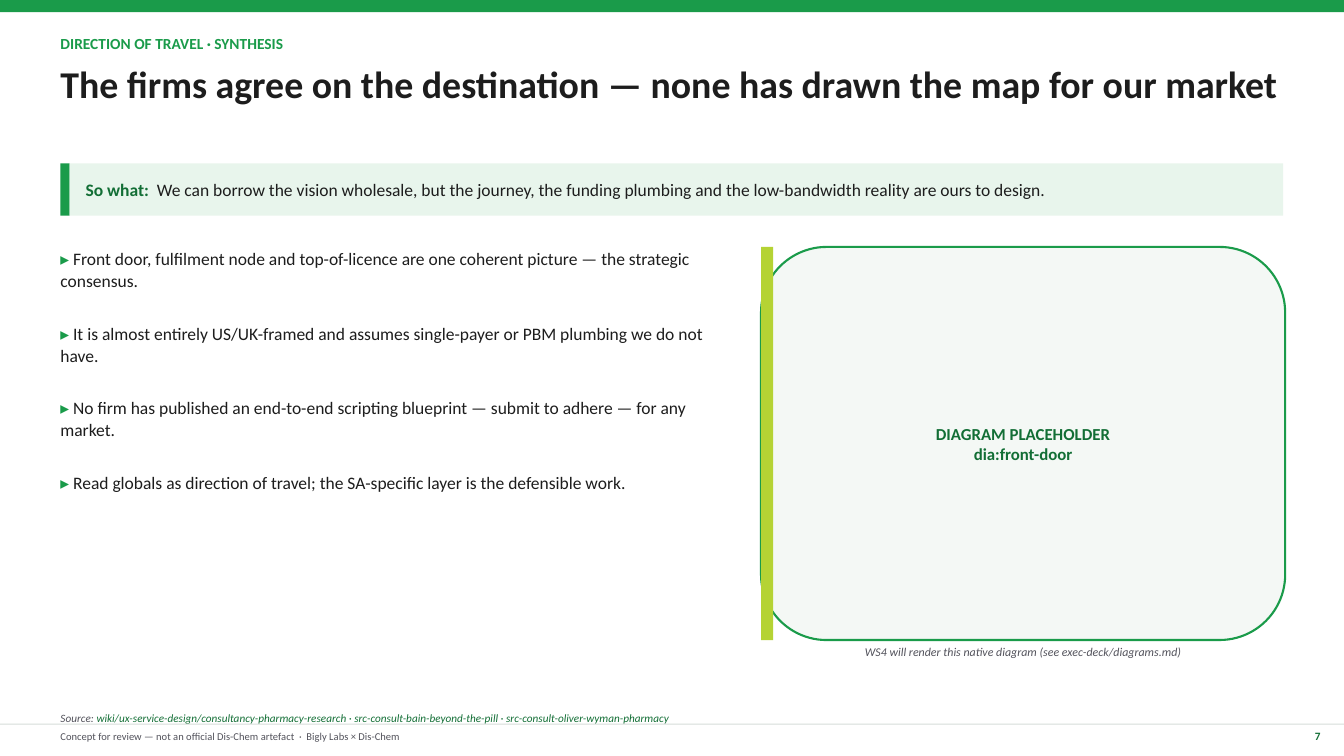
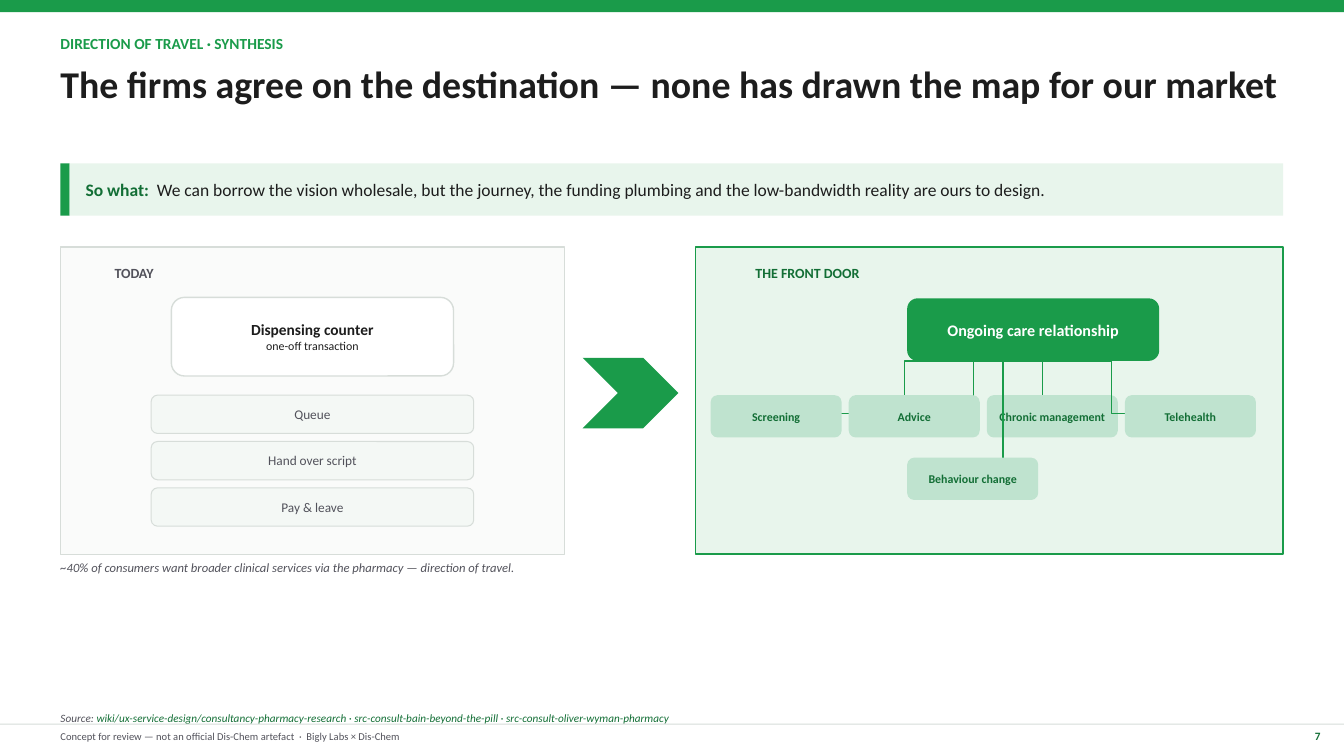
Before and after one commit to jianreis/tamsin-work, a slide deck: slide 7 of deliverables/00-scripting-strategy-deck.pptx. Drawn at 1344x756 pixels with LibreOffice and Linux fonts; fonts in the diff are those of the drawing. Boxes give left, top, right and bottom in pixels: in the first picture for what was removed or moved away, otherwise in the second. Text is boxed around its words. In the diff, an @@ line names an element or a change of style, - is before the commit and + after.

```diff
--- a/deliverables/00-scripting-strategy-deck.pptx
+++ b/deliverables/00-scripting-strategy-deck.pptx
@@ text removed at bbox=[60, 253, 689, 287] @@
-▸ Front door, fulfilment node and top-of-licence are one coherent picture — the strategic consensus.
@@ rectangle added at bbox=[60, 247, 565, 555], fill #FAFBFA, outline #D7DDD9 1 pt @@
@@ text added at bbox=[115, 269, 154, 278], 10 pt, text #52525B, bold @@
+TODAY
@@ rectangle added at bbox=[696, 247, 1284, 555], fill #E8F5EC, outline #1A9B4A 1.25 pt @@
@@ text added at bbox=[755, 269, 860, 278], 10 pt, text #126E35, bold @@
+THE FRONT DOOR
@@ rounded rectangle removed at bbox=[761, 247, 1286, 640] @@
-DIAGRAM PLACEHOLDER
-dia:front-door
@@ rectangle removed at bbox=[761, 247, 773, 640] @@
@@ rounded rectangle added at bbox=[171, 297, 454, 376], fill #FFFFFF, outline #D7DDD9 1 pt, 8.5 pt, text #1D1D1D @@
+Dispensing counter
+one-off transaction
@@ rounded rectangle added at bbox=[907, 298, 1159, 361], fill #1A9B4A, 11.5 pt, text #FFFFFF, bold @@
+Ongoing care relationship
@@ text removed at bbox=[60, 328, 702, 362] @@
-▸ It is almost entirely US/UK-framed and assumes single-payer or PBM plumbing we do not have.
@@ chevron added at bbox=[583, 358, 679, 429], fill #1A9B4A @@
@@ elbow line added from (1033, 361) to (776, 413), #1A9B4A 1 pt @@
@@ elbow line added from (1033, 361) to (914, 413), #1A9B4A 1 pt @@
@@ elbow line added from (1033, 361) to (973, 476), #1A9B4A 1 pt @@
@@ elbow line added from (1033, 361) to (1053, 413), #1A9B4A 1 pt @@
@@ elbow line added from (1033, 361) to (1191, 413), #1A9B4A 1 pt @@
@@ text removed at bbox=[60, 402, 686, 436] @@
-▸ No firm has published an end-to-end scripting blueprint — submit to adhere — for any market.
@@ rounded rectangle added at bbox=[151, 395, 474, 434], fill #F4F8F5, outline #D7DDD9 0.75 pt, 9.5 pt, text #52525B @@
+Queue
@@ rounded rectangle added at bbox=[711, 395, 842, 438], fill #BFE3CF, 8.5 pt, text #126E35, bold @@
+Screening
@@ rounded rectangle added at bbox=[849, 395, 980, 438], fill #BFE3CF, 8.5 pt, text #126E35, bold @@
+Advice
@@ rounded rectangle added at bbox=[987, 395, 1118, 438], fill #BFE3CF, 8.5 pt, text #126E35, bold @@
+Chronic management
@@ rounded rectangle added at bbox=[1125, 395, 1256, 438], fill #BFE3CF, 8.5 pt, text #126E35, bold @@
+Telehealth
@@ rounded rectangle added at bbox=[151, 442, 474, 480], fill #F4F8F5, outline #D7DDD9 0.75 pt, 9.5 pt, text #52525B @@
+Hand over script
@@ text removed at bbox=[73, 477, 625, 492] @@
-▸ Read globals as direction of travel; the SA-specific layer is the defensible work.
@@ rounded rectangle added at bbox=[907, 458, 1038, 500], fill #BFE3CF, 8.5 pt, text #126E35, bold @@
+Behaviour change
@@ rounded rectangle added at bbox=[151, 488, 474, 526], fill #F4F8F5, outline #D7DDD9 0.75 pt, 9.5 pt, text #52525B @@
+Pay & leave
@@ text added at bbox=[60, 563, 515, 574], 9 pt, text #52525B, italic @@
+~40% of consumers want broader clinical services via the pharmacy — direction of travel.
@@ text removed at bbox=[865, 647, 1181, 658] @@
-WS4 will render this native diagram (see exec-deck/diagrams.md)
```
Also in this commit, not shown: 30 other slides changed, 2 slides removed, 4 other files.
